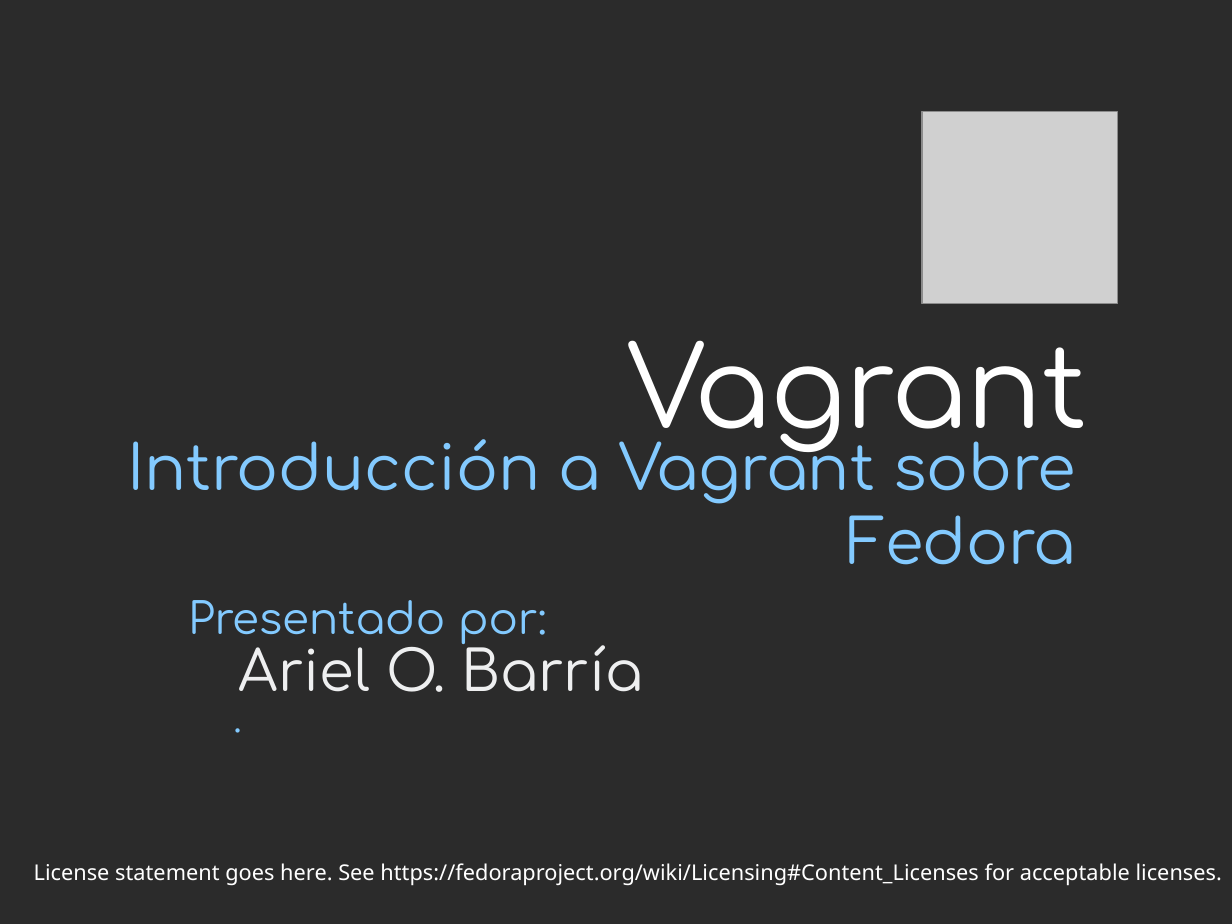
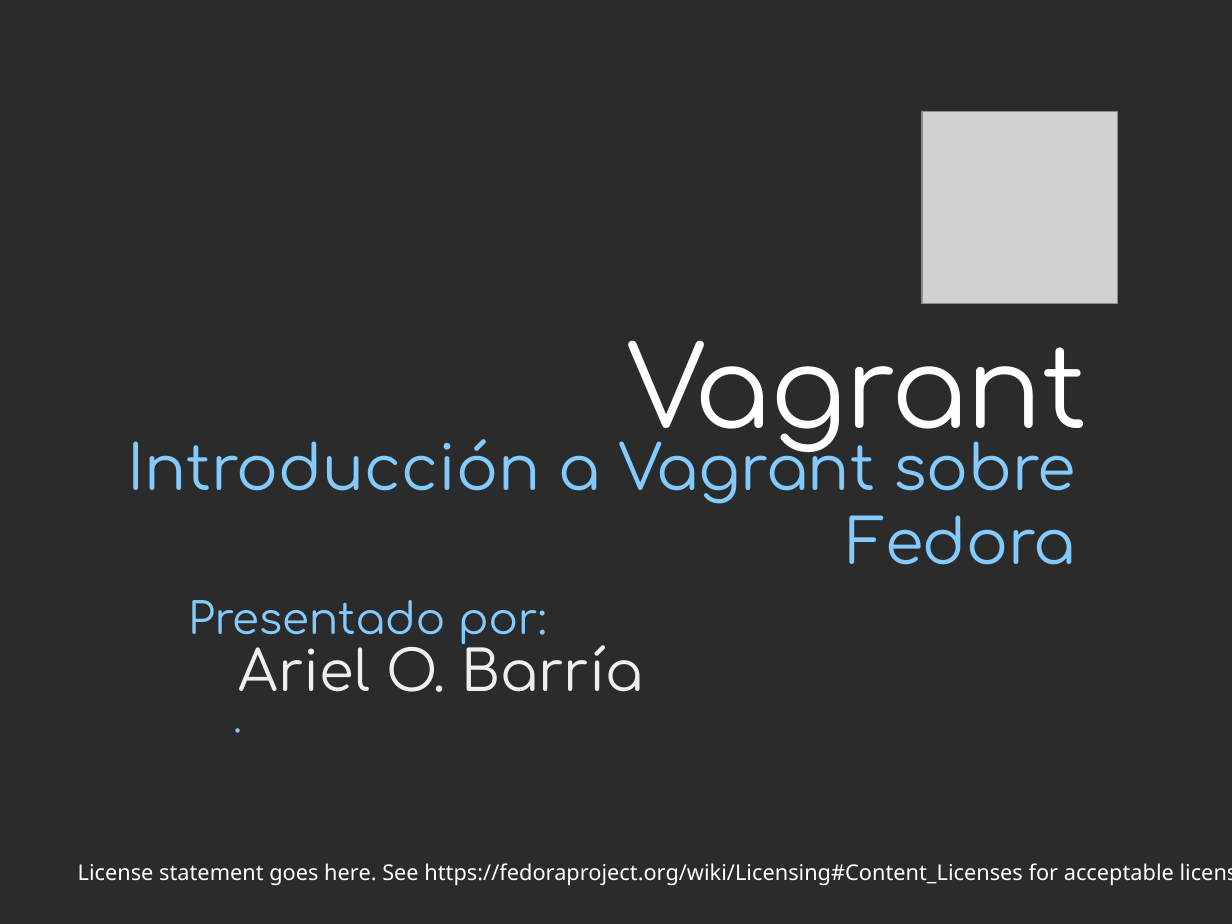
Before and after one commit to arielb2/vagrant, a slide deck: slide 1 of presentation/vagrant.odp. Drawn at 1232x924 pixels with LibreOffice and Linux fonts; fonts in the diff are those of the drawing; grey boxes stand for pictures; background and template pictures are left out; a plain dark background stands for a picture behind light text. Boxes give left, top, right and bottom in pixels: in the first picture for what was removed or moved away, otherwise in the second. Text is boxed around its words. In the diff, an @@ line names an element or a change of style, - is before the commit and + after.

```diff
--- a/presentation/vagrant.odp
+++ b/presentation/vagrant.odp
@@ text "License statement goes here. See ..." rewrapped from [34, 863, 1222, 886] to [78, 863, 1174, 886] @@
```
Also in this commit, not shown: 3 other slides changed, 1 slide added, 1 slide removed.
